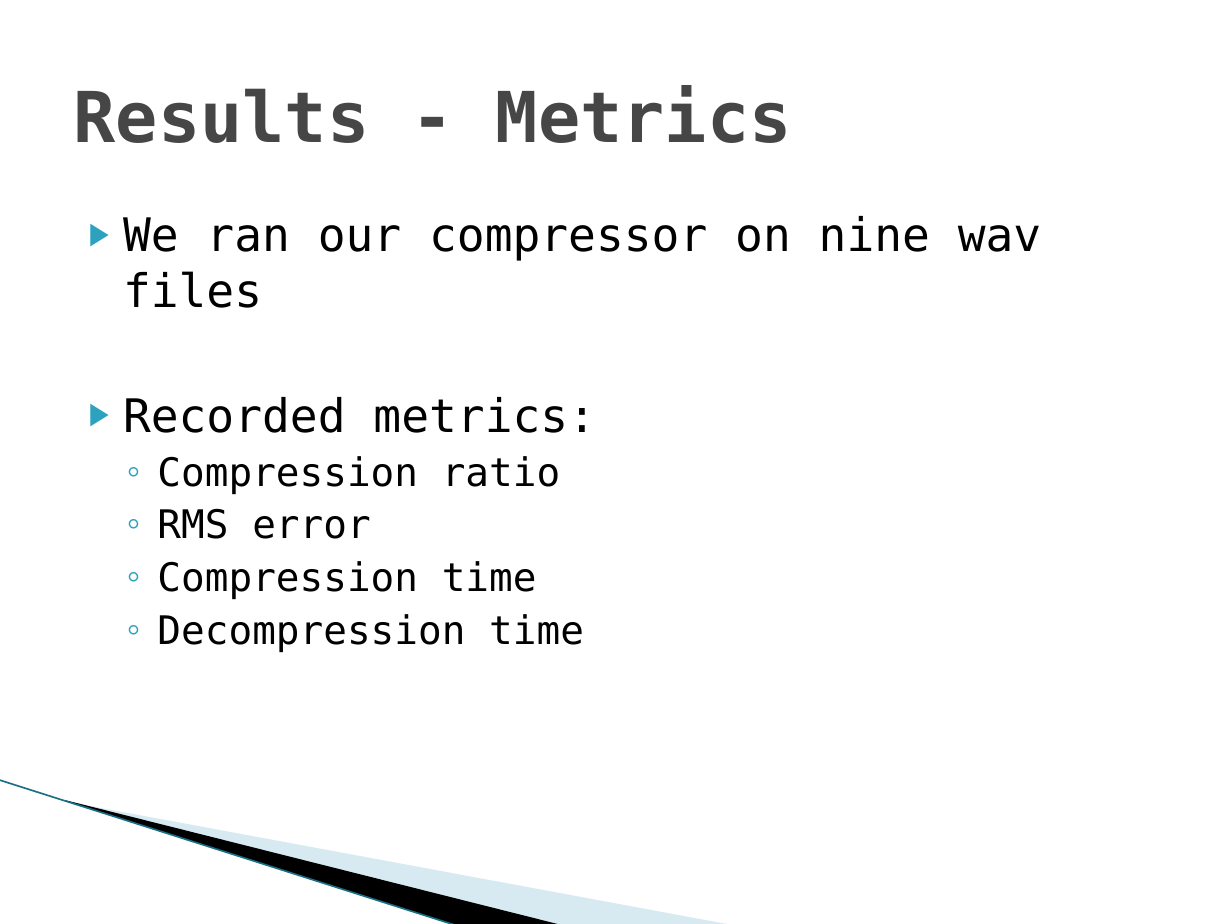
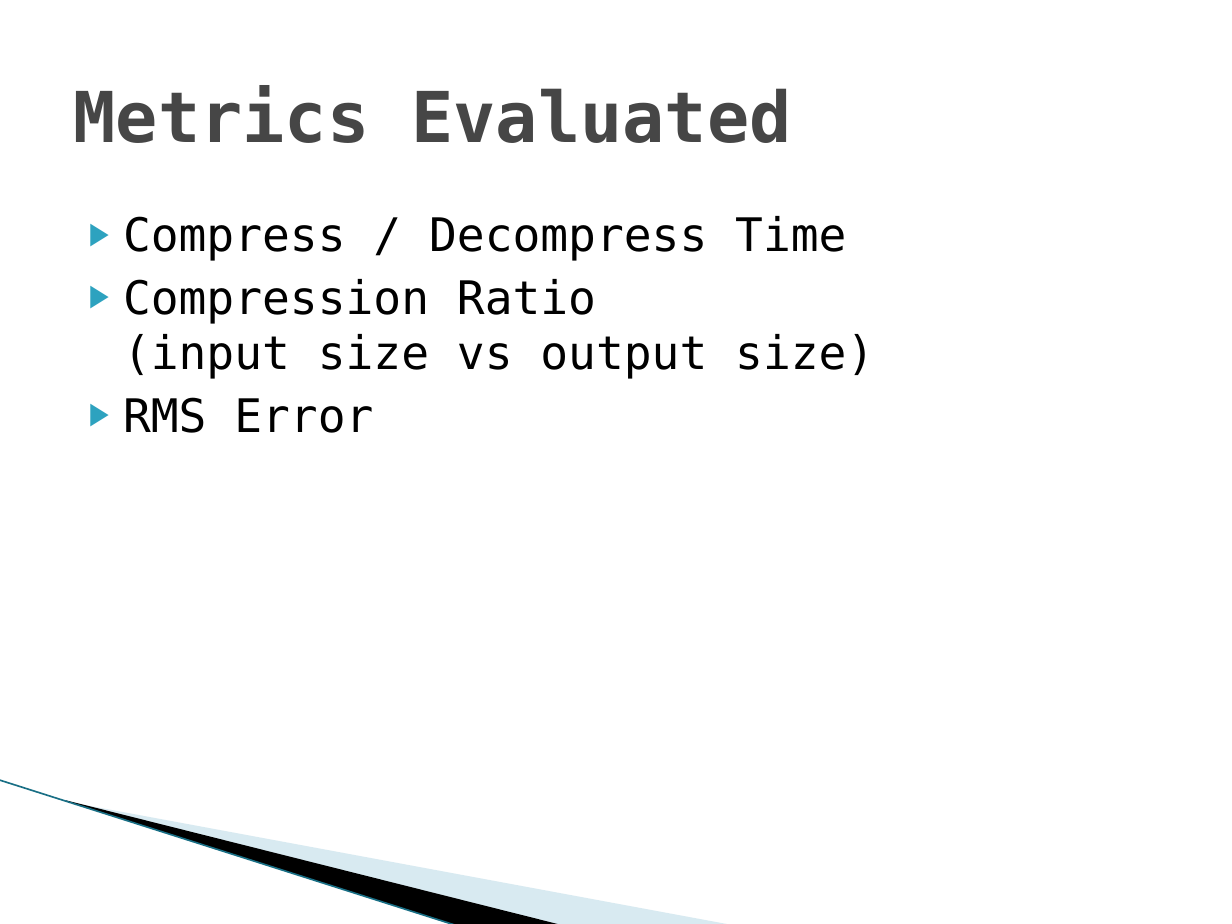
Before and after one commit to ericaddison/Algs_Term_Project, a slide deck: slide 4 of report/JET Audio Encoder.pptx (slide 10 before the commit). Drawn at 1232x924 pixels with LibreOffice and Linux fonts; fonts in the diff are those of the drawing; background and template pictures are left out. Boxes give left, top, right and bottom in pixels: in the first picture for what was removed or moved away, otherwise in the second. Text is boxed around its words. In the diff, an @@ line names an element or a change of style, - is before the commit and + after.

```diff
--- a/report/JET Audio Encoder.pptx
+++ b/report/JET Audio Encoder.pptx
@@ title at (x1=74, y1=85, x2=792, y2=143): text changed @@
-Results - Metrics
+Metrics Evaluated
@@ text at (x1=123, y1=216, x2=874, y2=433): text changed; size 23 to 27 pt @@
-▶ We ran our compressor on nine wav files
-▶ Recorded metrics:
-  ◦ Compression ratio
-  ◦ RMS error
-  ◦ Compression time
-  ◦ Decompression time
+▶ Compress / Decompress Time
+▶ Compression Ratio
+  (input size vs output size)
+▶ RMS Error
```
Also in this commit, not shown: 6 other slides changed, 3 slides added, 7 slides removed, 1 other file.
